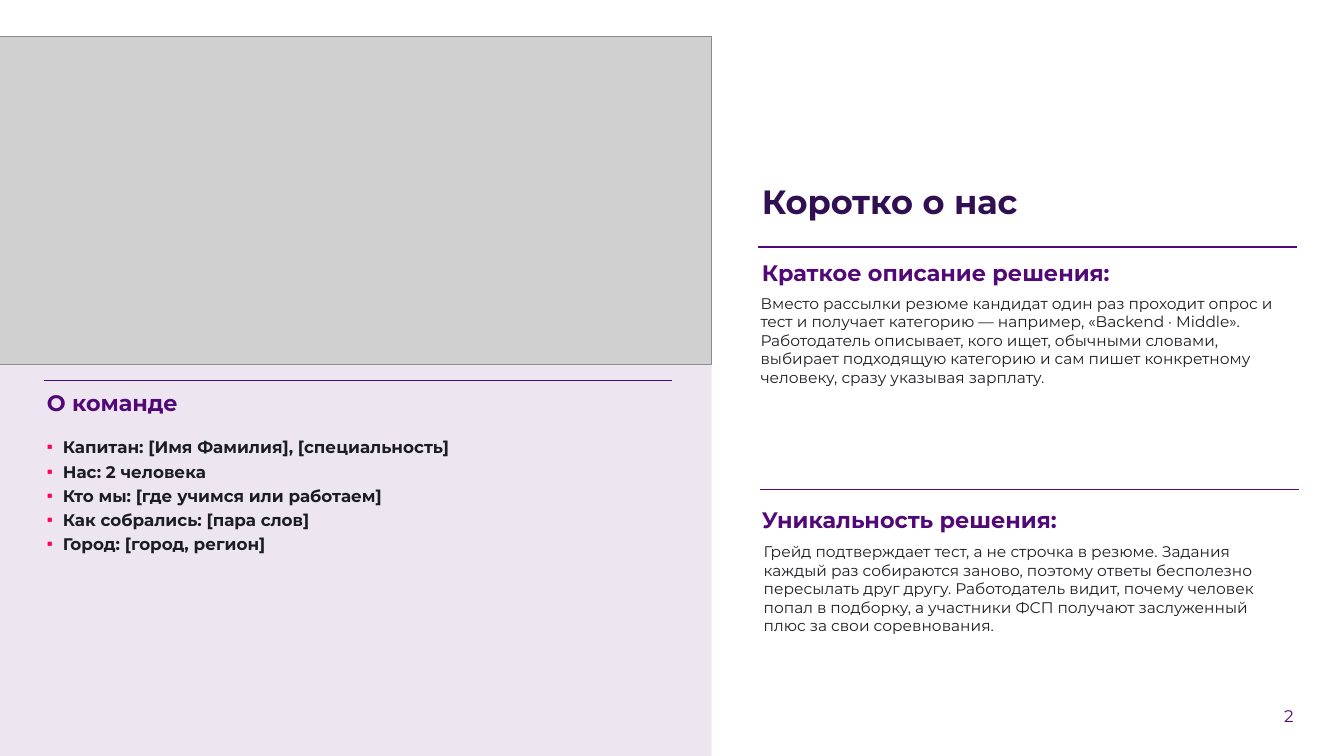
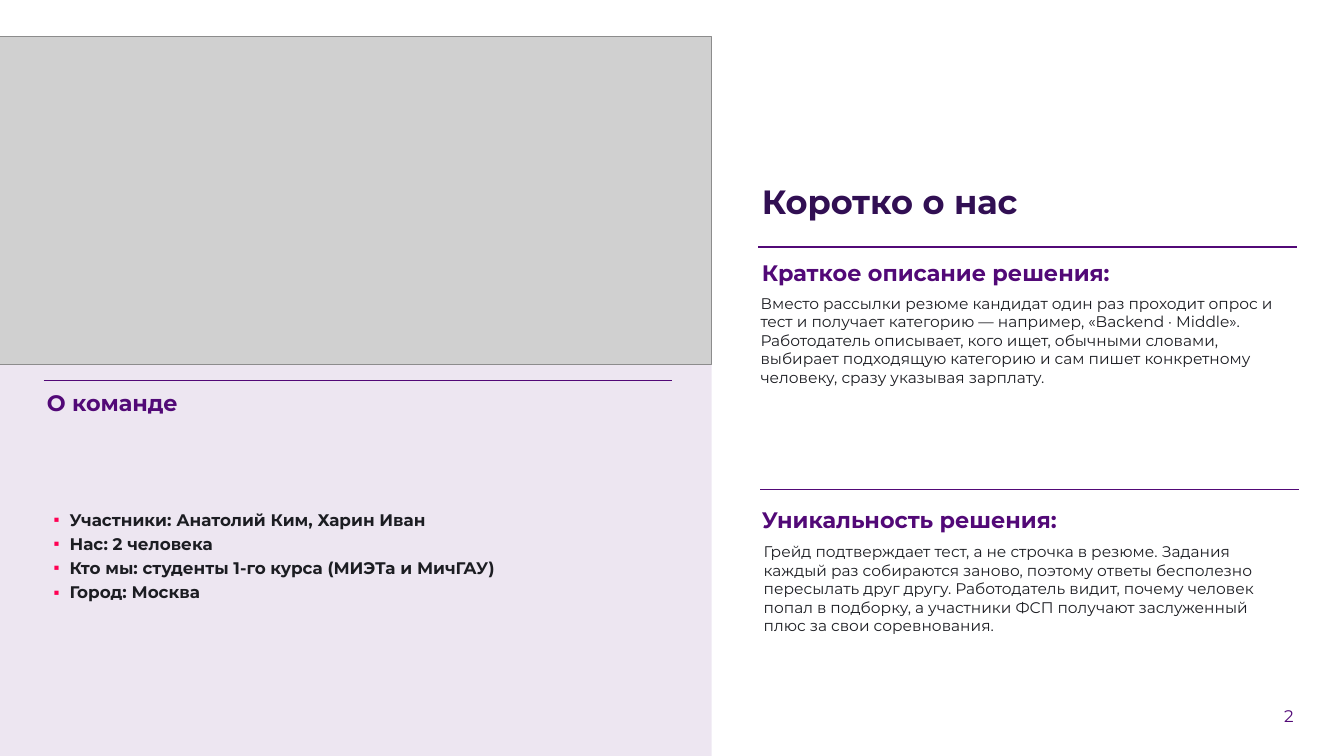
Before and after one commit to Mi5tR/FSP_Hackathon, a slide deck: slide 2 of docs/ФСП_Карьера_презентация.pptx. Drawn at 1344x756 pixels with LibreOffice and Linux fonts; fonts in the diff are those of the drawing; grey boxes stand for pictures; background and template pictures are left out. Boxes give left, top, right and bottom in pixels: in the first picture for what was removed or moved away, otherwise in the second. Text is boxed around its words. In the diff, an @@ line names an element or a change of style, - is before the commit and + after.

```diff
--- a/docs/ФСП_Карьера_презентация.pptx
+++ b/docs/ФСП_Карьера_презентация.pptx
@@ rectangle: place and size @@
-rectangle at box(0, 328, 712, 756)
+rectangle at box(0, 365, 712, 756)
@@ text "Участники: Анатолий Ким, Харин Иван": place and size @@
-text "Участники: Анатолий Ким, Харин Иван" at box(63, 440, 449, 554)
+text "Участники: Анатолий Ким, Харин Иван" at box(70, 513, 495, 602)
@@ text at box(70, 513, 425, 530): text changed @@
-▪ Капитан: [Имя Фамилия], [специальность]
+▪ Участники: Анатолий Ким, Харин Иван
@@ text at box(70, 561, 495, 602): text changed @@
-▪ Кто мы: [где учимся или работаем]
-▪ Как собрались: [пара слов]
-▪ Город: [город, регион]
+▪ Кто мы: студенты 1-го курса (МИЭТа и МичГАУ)
+▪ Город: Москва
```
Also in this commit, not shown: 7 other slides changed.
